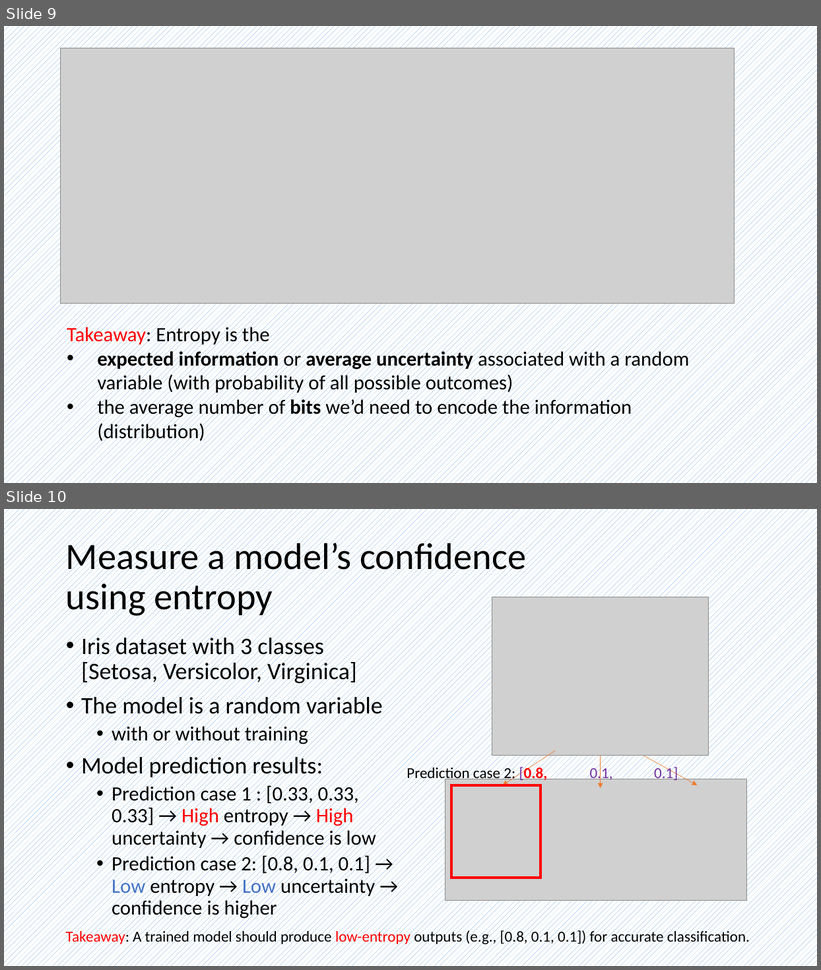
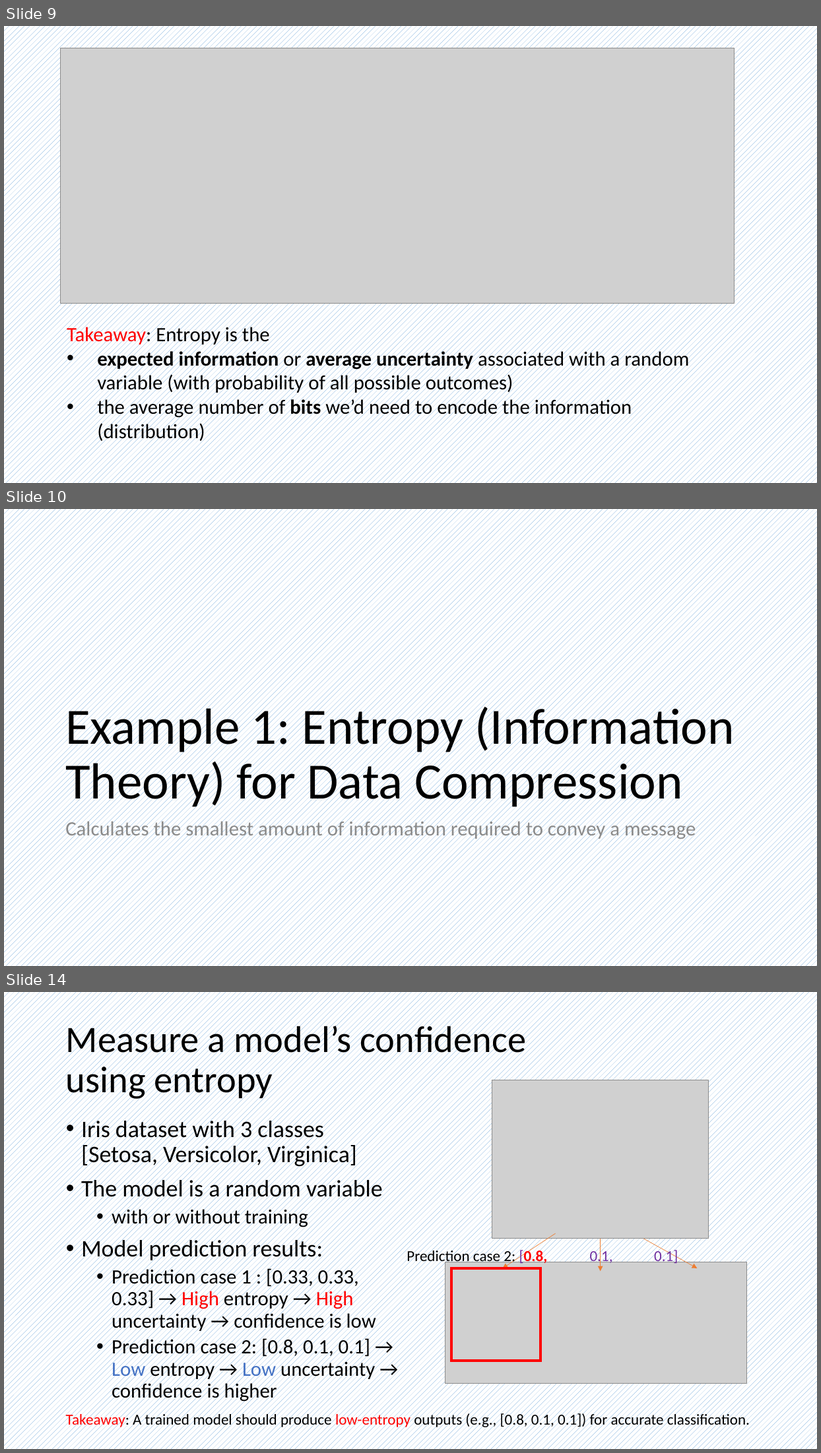
Before and after one commit to frankwxu/AI4DigitalForensics, a slide deck: lectures/08_multiclass_classification_n_to_n_2hidden/0_ML_concepts_multiclass.pptx. Shown one above the other, each under a label of ours: slides 9 and 10 before the commit, slides 9, 10 and 14 after it; the slides between them are not shown. The pictures are 821x970 and 821x1453 pixels, drawn with LibreOffice and Linux fonts; fonts in the diff are those of the drawing; grey boxes stand for pictures; background and template pictures are left out. Boxes give left, top, right and bottom in pixels: in the first picture for what was removed or moved away, otherwise in the second. Text is boxed around its words. In the diff, an @@ line names an element or a change of style, - is before the commit and + after.

```diff
--- a/lectures/08_multiclass_classification_n_to_n_2hidden/0_ML_concepts_multiclass.pptx
+++ b/lectures/08_multiclass_classification_n_to_n_2hidden/0_ML_concepts_multiclass.pptx
@@ slide 10 added at <box>4,509,817,966</box>, background pattern #5B9BD5 on #FFFFFF @@
@@ title added at <box>65,702,735,811</box>, 60 pt, text #000000 @@
+Example 1: Entropy (Information Theory) for Data Compression
@@ text added at <box>65,819,696,841</box>, 24 pt, text #8C8C8C @@
+Calculates the smallest amount of information required to convey a message
@@ what was slide 10 is now slide 14 @@
```
Also in this commit, not shown: 3 slides changed, 6 other slides added, 6 other files.
